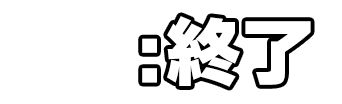
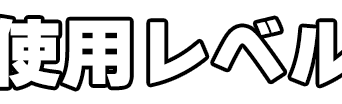
Layer changes from the first 342x104 image to the second:
added layer "使用レベル" above "使用体力" over <box>0,17,342,88</box>
hid ":終了" over <box>142,16,311,87</box>
